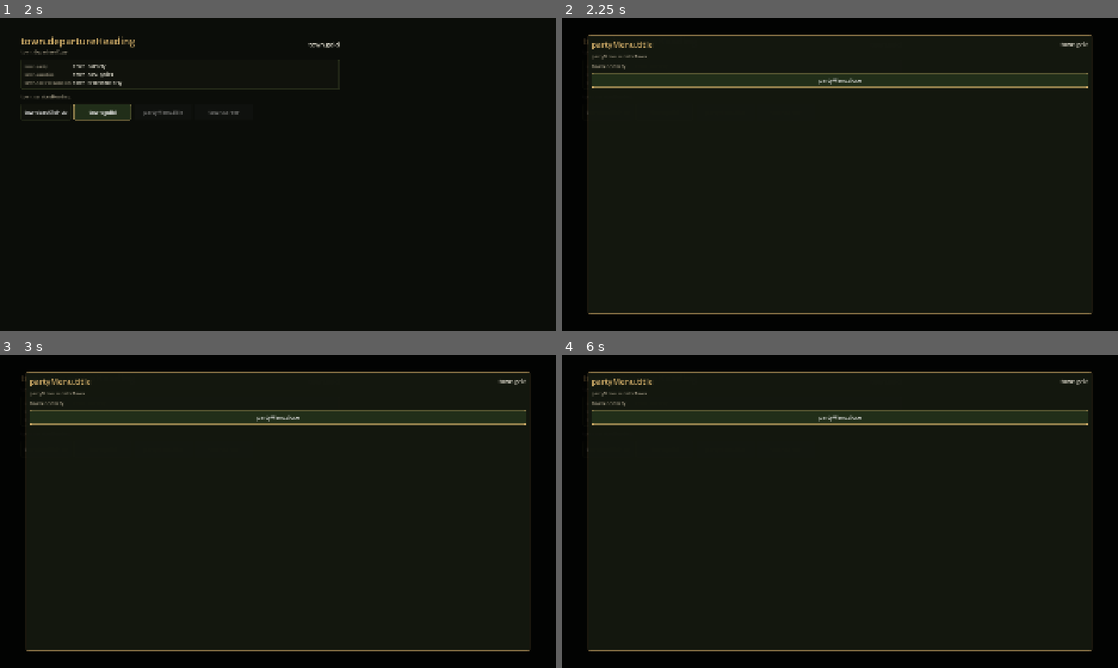
Above: before the commit, frames 1-4 (two rows, left to right).
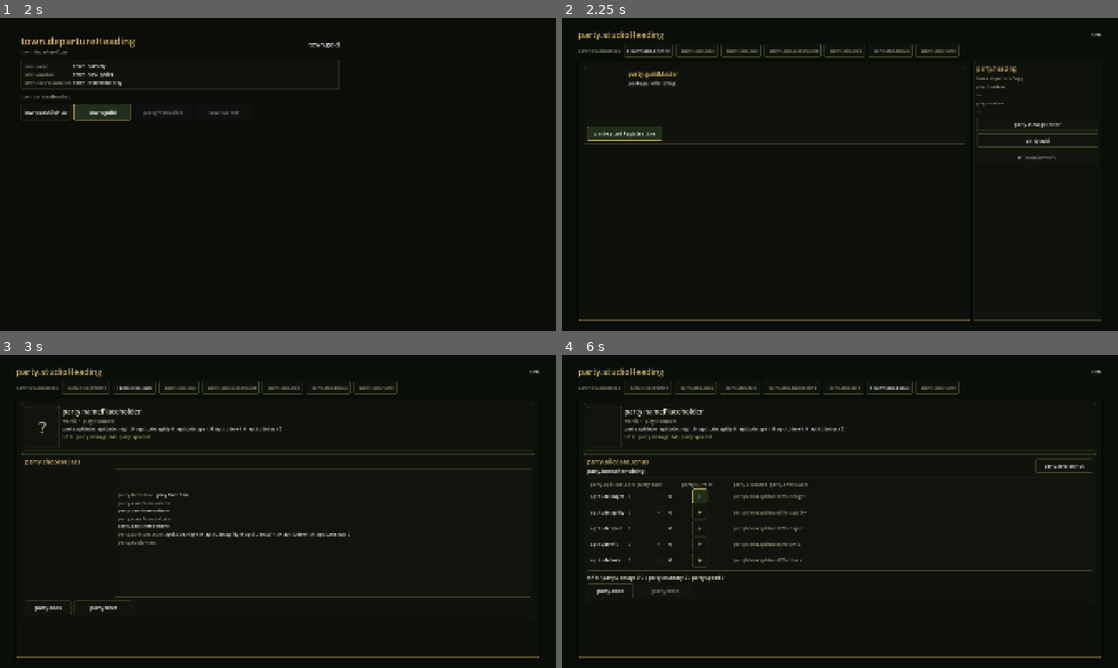
Above: after the commit, the same moments.

Repository: kino-6/black-stela
Game: Godot game, scene res://scenes/result.tscn
The game is run twice, just before and just after one commit, with the same random seed, the same clock (stepped at 60 frames per second) and the same inputs. This scene is started directly instead of the project's main scene.
Inputs (mouse positions are in pixels of both pictures, inside the frame that each line leads up to):
- Up to frame 1 (2 s): click "result.continue" at 0.5 s; click "town.locGuildHall" at 1.25 s
- Up to frame 2 (2.25 s): click "town.guild" at 2 s
- Up to frame 3 (3 s): click (61, 470) at 2.75 s, where only the run after the commit has a clickable "party.startRegistration"
- Up to frame 4 (6 s): click (667, 608) at 3.5 s, where only the run after the commit has a clickable "party.next"; click (667, 577) at 4.25 s, where only the run after the commit has a clickable "party.next"; click (667, 505) at 5 s, where only the run after the commit has a clickable "party.next"; click (667, 495) at 5.75 s, where only the run after the commit has a clickable "party.next"

Frame 1 is identical in both runs. In frame 2, 8.1% of the frame differs, in the area x 3-97%, y 3-97%; in frame 3, 9.2%; in frame 4, 9.7%.

Commit message:
fix(town): reach character registration from town; count descents (playtest)
Two regressions the playtest hit:

1. NO WAY TO CREATE/ADD A CHARACTER FROM TOWN. guild.tscn (the registration ceremony)
   was only reachable from the new-game scenario picker; town's ギルド service just showed
   the roster PartyPanel. Now the ギルド service launches guild.tscn — and since the guild
   no longer wipes the roster on entry, this is the path to build up and add adventurers.
   verify_town_controller no longer opens "guild" as a panel (it change_scenes now; the
   guild scene is covered by verify_guild_controller).

2. AFTER RETURNING, TOWN STILL SAID "初めて潜る前に". expeditions is incremented only inside
   the enter_dungeon rules command, but the Godot descent enters the dungeon scene directly
   (dungeon_entry.plan) and bypassed it, so expeditions never advanced. Zeroing it for a new
   game (prior fix) exposed this. _on_descend now counts the descent, so a returning party
   gets the post-return view.

Co-Authored-By: Claude Opus 4.8 <noreply@anthropic.com>

Diff:
--- a/godot/scripts/town.gd
+++ b/godot/scripts/town.gd
@@ -377,6 +377,12 @@
 
 # --- level 3: the service counter ------------------------------------------------------------------
 func _open_service(service: String) -> void:
+	# The guild is the registration CEREMONY — a full scene, not a town panel. Entering it from town KEEPS
+	# the roster (guild.gd no longer wipes on _ready), so this is the path to create and add more adventurers.
+	# Without it there was no way to build a party from town at all (playtest regression).
+	if service == "guild":
+		get_tree().change_scene_to_file("res://scenes/guild.tscn")
+		return
 	_service = service
 	_loot_pending = ""
 	_event_text = ""
@@ -463,6 +469,11 @@
 	# (playtest #3: an untouched starting potion was reported as "持ち帰った物").
 	if _run:
 		_run.loot_baseline = _inventory_counts(state())
+		# COUNT THE DESCENT. In the rules this lives in the enter_dungeon command (expeditions += 1), but the
+		# Godot descent enters the dungeon scene directly (dungeon_entry.plan) and bypasses that command, so
+		# expeditions never advanced — town then greeted a returning party with "初めて潜る前に" forever
+		# (playtest). Once the party has been below, first_departure is false.
+		_run.state["expeditions"] = int(_run.state.get("expeditions", 0)) + 1
 	get_tree().change_scene_to_file("res://scenes/dungeon.tscn")
 
 ## Rest points the party has actually WALKED to (port of listUnlockedCheckpoints) — never a floor they
--- a/godot/tests/verify_town_controller.gd
+++ b/godot/tests/verify_town_controller.gd
@@ -8,7 +8,9 @@
 ##   (1) something focusable holds the cursor, and (2) Cancel resolved exactly one level.
 ## Usage: godot --headless --path godot/ --script res://tests/verify_town_controller.gd
 
-const LOCATIONS := {"hall": ["guild", "party", "career"], "market": ["shop", "loot", "workshop"], "archive": ["records", "quests"]}
+# NOTE: "guild" is NOT a town panel — it launches the registration scene (guild.tscn), which is exercised
+# by verify_guild_controller. Opening it here would change_scene mid-gate. Roster management is "party".
+const LOCATIONS := {"hall": ["party", "career"], "market": ["shop", "loot", "workshop"], "archive": ["records", "quests"]}
 const DungeonEntry := preload("res://scripts/rules/dungeon_entry.gd")
 
 var _failures := 0
